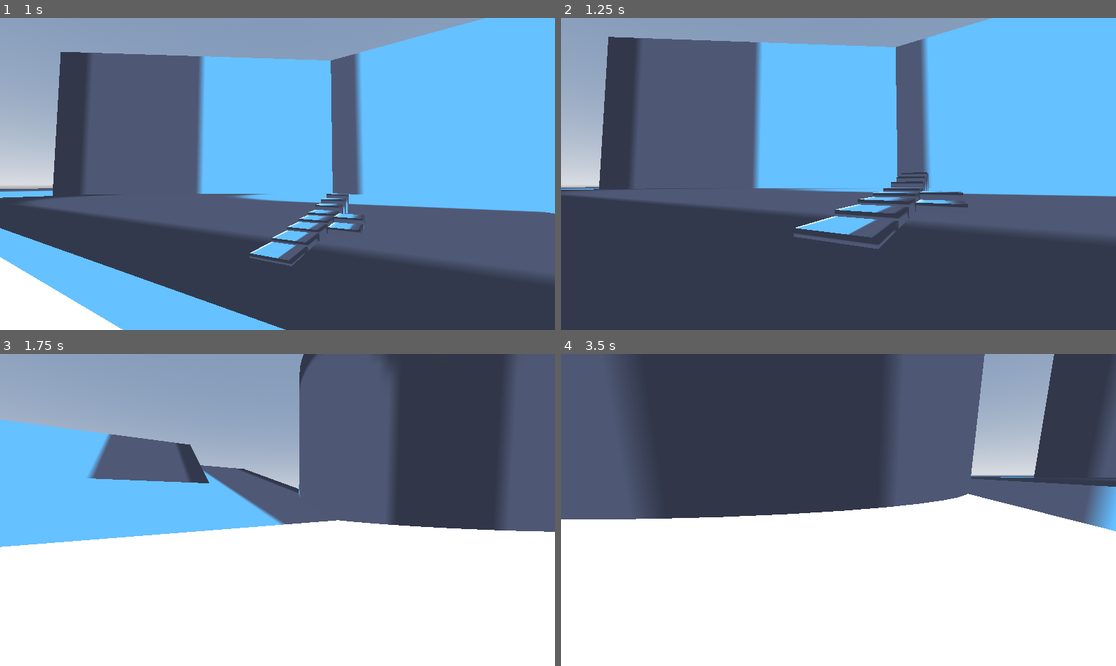
Above: before the commit, frames 1-4 (two rows, left to right).
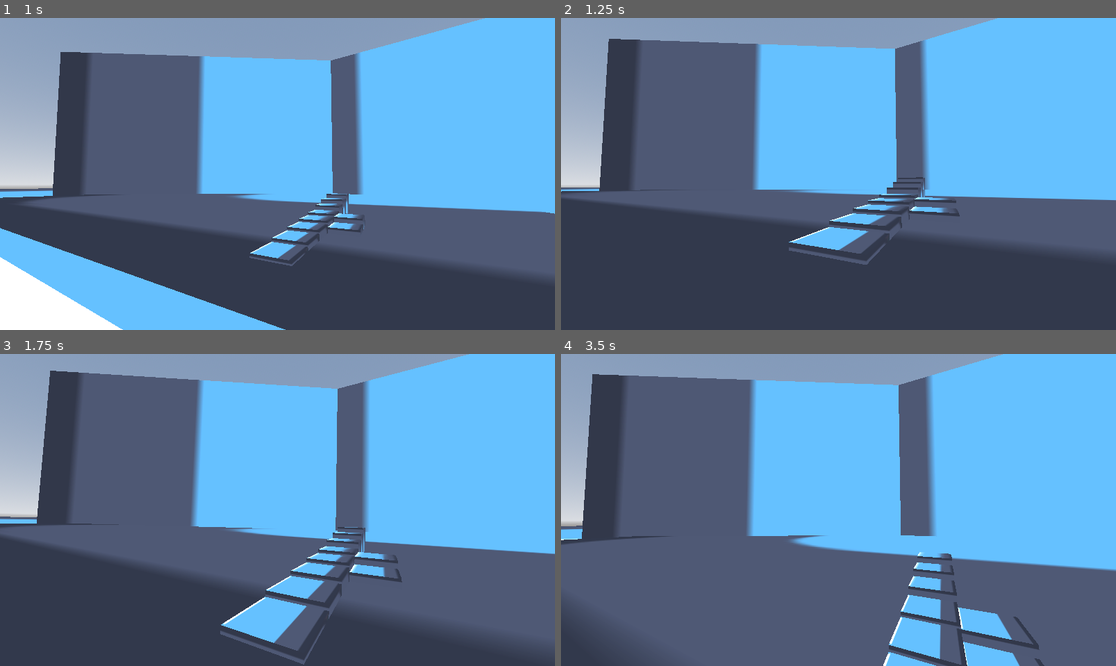
Above: after the commit, the same moments.

Repository: IAmNotIsaac/duck-city
Game: Godot game, scene res://scenes/demo_level.tscn
Same seed, same stepped clock (60 frames per second), same inputs: the game is played once before the commit and once after it. The engine's default icon, where the game draws it, is replaced by a stand-in: a white triangle on a blue panel in a dark square.
Inputs (mouse positions are in pixels of both pictures, inside the frame that each line leads up to):
- Up to frame 1 (1 s): tap Enter at 0.5 s; move the mouse to (305, 174) at 0.52 s; hold W (move_forward) from 0.53 s (still down); hold Space (jump) from 0.53 s (still down)
- Up to frame 2 (1.25 s): keep holding W (move_forward); keep holding Space (jump)
- Up to frame 3 (1.75 s): keep holding W (move_forward); move the mouse to (249, 510) at 1.27 s; release Space (jump) at 1.28 s; tap Shift (run) at 1.35 s; tap Space (jump) at 1.52, 1.55 s
- Up to frame 4 (3.5 s): keep holding W (move_forward); tap Space (jump) at 1.82, 3.02, 3.05, 3.32 s; move the mouse to (849, 503) at 2.02 s; hold Space (jump) 2.03-2.78 s; move the mouse to (832, 516) at 2.77 s; tap Shift (run) at 2.85 s

Frame 1 is identical in both runs. In frame 2, 5.8% of the frame differs, in the area x 0-100%, y 0-80%; in frame 3, 89%; in frame 4, 96%, in the area x 0-100%, y 0-100%.

Commit message:
can now hold climb in air

Diff:
--- a/scenes/player.gd
+++ b/scenes/player.gd
@@ -177,7 +177,7 @@
 
 	_air_movement(delta)
 
-	if Input.is_action_just_pressed("jump"):
+	if Input.is_action_pressed("jump"):
 		if _n_climb_check.is_colliding():
 			_state.switch(States.CLIMB)
 			return
